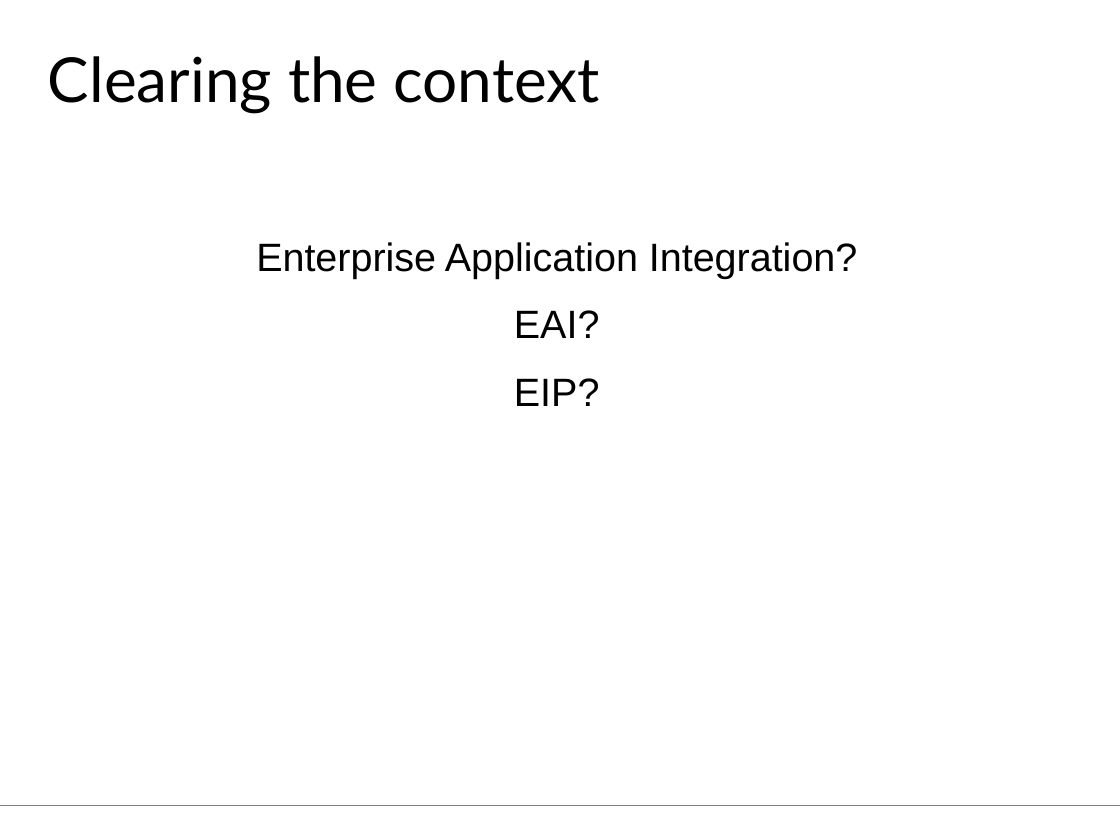
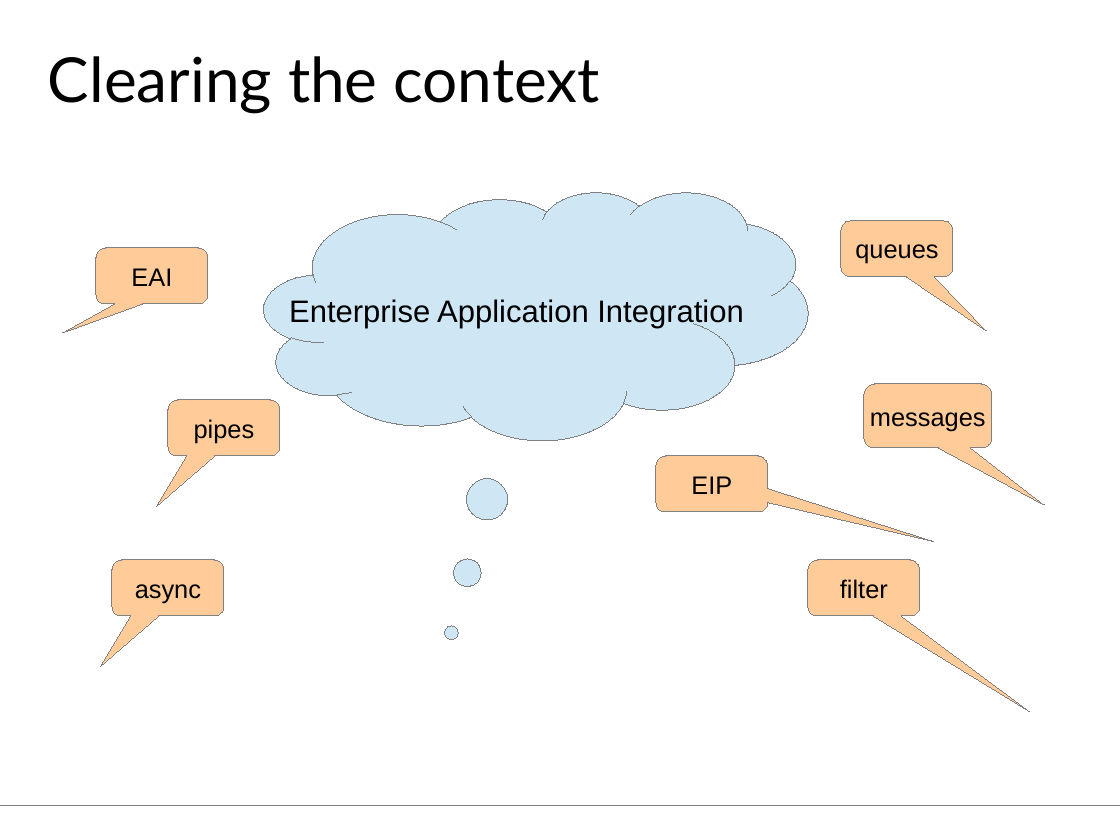
Before and after one commit to aheusingfeld/javaone2012, a slide deck: slide 3 of slides/eai-slides.odp. Drawn at 1120x840 pixels with LibreOffice and Linux fonts; fonts in the diff are those of the drawing. Boxes give left, top, right and bottom in pixels: in the first picture for what was removed or moved away, otherwise in the second. Text is boxed around its words. In the diff, an @@ line names an element or a change of style, - is before the commit and + after.

```diff
--- a/slides/eai-slides.odp
+++ b/slides/eai-slides.odp
@@ thought cloud "Enterprise Application Integration": place and size @@
-thought cloud "Enterprise Application Integration" at <box>256,242,857,406</box>
+thought cloud "Enterprise Application Integration" at <box>264,192,808,440</box>
@@ thought cloud "Enterprise Application Integration" at <box>264,192,808,440</box>: vertical alignment top to middle; fill none to #CFE7F5; outline none to #808080 0 pt @@
@@ rounded speech box added at <box>842,221,953,276</box>, fill #FFCC99, outline #808080 0 pt, 18 pt, text #000000 @@
+queues
@@ rounded speech box added at <box>96,248,207,304</box>, fill #FFCC99, outline #808080 0 pt, 18 pt, text #000000 @@
+EAI
@@ text in thought cloud at <box>289,299,743,329</box>: text changed; size 28 to 22 pt @@
-Enterprise Application Integration?
-EAI?
-EIP?
+Enterprise Application Integration
@@ rounded speech box added at <box>864,384,992,448</box>, fill #FFCC99, outline #808080 0 pt, 18 pt, text #000000 @@
+messages
@@ rounded speech box added at <box>168,400,279,456</box>, fill #FFCC99, outline #808080 0 pt, 18 pt, text #000000 @@
+pipes
@@ rounded speech box added at <box>657,456,768,512</box>, fill #FFCC99, outline #808080 0 pt, 18 pt, text #000000 @@
+EIP
@@ rounded speech box added at <box>112,560,224,616</box>, fill #FFCC99, outline #808080 0 pt, 18 pt, text #000000 @@
+async
@@ rounded speech box added at <box>808,560,920,616</box>, fill #FFCC99, outline #808080 0 pt, 18 pt, text #000000 @@
+filter
```
Also in this commit, not shown: 12 other slides changed, 9 slides added, 1 slide removed, 1 other file.
